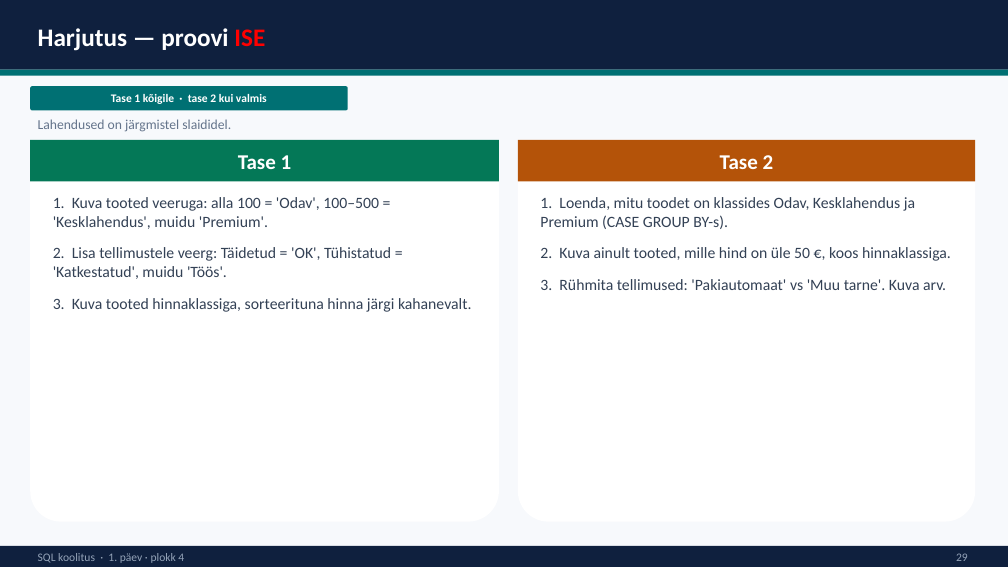
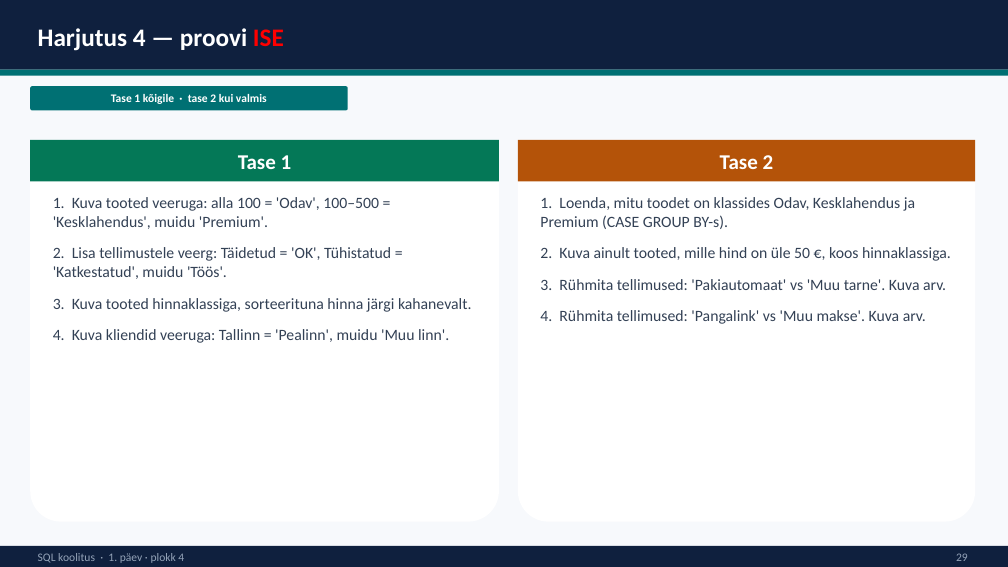
Before and after one commit to emilieabel/andmetarkus, a slide deck: slide 28 of Materjalid/Day7 SQL/7-paev-andmetarkus-esitlus.pptx. Drawn at 1008x567 pixels with LibreOffice and Linux fonts; fonts in the diff are those of the drawing. Boxes give left, top, right and bottom in pixels: in the first picture for what was removed or moved away, otherwise in the second. Text is boxed around its words. In the diff, an @@ line names an element or a change of style, - is before the commit and + after.

```diff
--- a/Materjalid/Day7 SQL/7-paev-andmetarkus-esitlus.pptx
+++ b/Materjalid/Day7 SQL/7-paev-andmetarkus-esitlus.pptx
@@ text at (38, 28, 284, 51): text changed @@
-Harjutus — proovi ISE
+Harjutus 4 — proovi ISE
@@ text removed at (38, 119, 231, 132) @@
-Lahendused on järgmistel slaididel.
@@ text at (53, 329, 449, 343): paragraph added @@
+4. Kuva kliendid veeruga: Tallinn = 'Pealinn', muidu 'Muu linn'.
@@ text at (540, 310, 926, 324): paragraph added @@
+4. Rühmita tellimused: 'Pangalink' vs 'Muu makse'. Kuva arv.
```
Also in this commit, not shown: 22 other slides changed, 2 other files.
